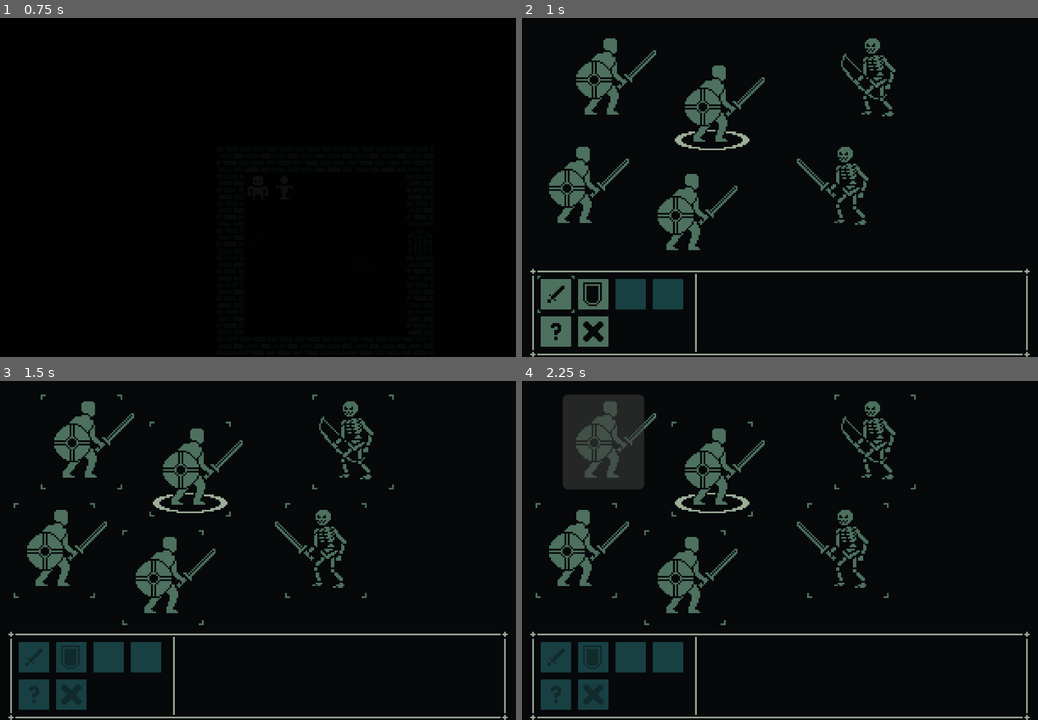
Above: before the commit, frames 1-4 (two rows, left to right).
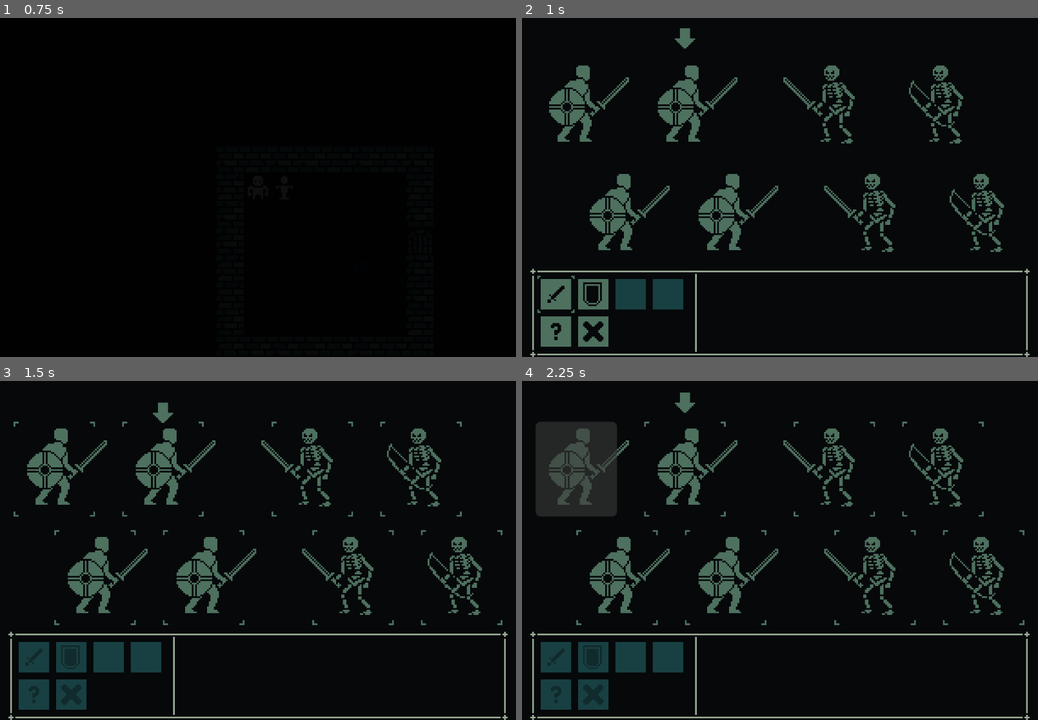
Above: after the commit, the same moments.

Repository: Paraldos/vampire-game
Game: Godot game, scene res://world.tscn
The game is run twice, just before and just after one commit, with the same random seed, the same clock (stepped at 60 frames per second) and the same inputs.
Inputs (mouse positions are in pixels of both pictures, inside the frame that each line leads up to):
- Up to frame 1 (0.75 s): tap Enter at 0.5 s; hold D (right) from 0.53 s (still down)
- Up to frame 2 (1 s): keep holding D (right)
- Up to frame 3 (1.5 s): release D (right) at 1.25 s; click (36, 655) at 1.25 s
- Up to frame 4 (2.25 s): click (604, 442) at 2.02 s

Frame 1 is identical in both runs. In frame 2, 11% of the frame differs, in the area x 5-94%, y 3-70%; in frame 3, 12%; in frame 4, 16%, in the area x 2-98%, y 3-73%.

Commit message:
refactored combat formations

Diff:
--- a/combat/character_display.gd
+++ b/combat/character_display.gd
@@ -1,7 +1,7 @@
 extends Node2D
 
 @onready var main_sprite: Sprite2D = $MainSprite
-@onready var active_indicator: Sprite2D = %ActiveIndicator
+@onready var active_indicator: Node2D = %ActiveIndicator
 @onready var target_btn: Button = %TargetBtn
 
 var slot := -1
--- a/combat/character_display.tscn
+++ b/combat/character_display.tscn
@@ -1,9 +1,51 @@
 [gd_scene format=3 uid="uid://5ahfy3gthgwu"]
 
+[ext_resource type="Texture2D" uid="uid://4u5jrl8q7f52" path="res://assets/images/symbols.png" id="2_7x2a6"]
 [ext_resource type="Texture2D" uid="uid://ct7tdvbbxw1gt" path="res://assets/images/battle_characters.png" id="2_dkni4"]
 [ext_resource type="Script" uid="uid://dxny0h1x0hykx" path="res://combat/character_display.gd" id="2_ejsst"]
-[ext_resource type="Texture2D" uid="uid://dkogmrsgiqmkd" path="res://assets/images/character_selector.png" id="3_dkni4"]
 [ext_resource type="Texture2D" uid="uid://d1htiryb0fd5i" path="res://assets/images/panel_btn.png" id="4_7x2a6"]
+
+[sub_resource type="AtlasTexture" id="AtlasTexture_7x2a6"]
+atlas = ExtResource("2_7x2a6")
+region = Rect2(0, 0, 16, 16)
+
+[sub_resource type="Animation" id="Animation_7x2a6"]
+length = 0.001
+tracks/0/type = "value"
+tracks/0/imported = false
+tracks/0/enabled = true
+tracks/0/path = NodePath("Sprite:position")
+tracks/0/interp = 1
+tracks/0/loop_wrap = true
+tracks/0/keys = {
+"times": PackedFloat32Array(0),
+"transitions": PackedFloat32Array(1),
+"update": 0,
+"values": [Vector2(0, 0)]
+}
+
+[sub_resource type="Animation" id="Animation_fra55"]
+resource_name = "loop"
+length = 0.7
+loop_mode = 2
+tracks/0/type = "value"
+tracks/0/imported = false
+tracks/0/enabled = true
+tracks/0/path = NodePath("Sprite:position")
+tracks/0/interp = 1
+tracks/0/loop_wrap = true
+tracks/0/keys = {
+"times": PackedFloat32Array(0, 0.7),
+"transitions": PackedFloat32Array(-2, -2),
+"update": 0,
+"values": [Vector2(0, -4), Vector2(0, 4)]
+}
+
+[sub_resource type="AnimationLibrary" id="AnimationLibrary_mjf7x"]
+_data = {
+&"RESET": SubResource("Animation_7x2a6"),
+&"loop": SubResource("Animation_fra55")
+}
 
 [sub_resource type="AtlasTexture" id="AtlasTexture_reu0v"]
 atlas = ExtResource("4_7x2a6")
@@ -34,10 +76,17 @@
 [node name="CharacterDisplay" type="Node2D" unique_id=747938848]
 script = ExtResource("2_ejsst")
 
-[node name="ActiveIndicator" type="Sprite2D" parent="." unique_id=809665801]
+[node name="ActiveIndicator" type="Node2D" parent="." unique_id=462550968]
 unique_name_in_owner = true
-position = Vector2(0, 24)
-texture = ExtResource("3_dkni4")
+modulate = Color(0.30588236, 0.44313726, 0.37254903, 1)
+position = Vector2(0, -32)
+
+[node name="Sprite" type="Sprite2D" parent="ActiveIndicator" unique_id=809665801]
+texture = SubResource("AtlasTexture_7x2a6")
+
+[node name="AnimationPlayer" type="AnimationPlayer" parent="ActiveIndicator" unique_id=1432640028]
+libraries/ = SubResource("AnimationLibrary_mjf7x")
+autoplay = &"loop"
 
 [node name="MainSprite" type="Sprite2D" parent="." unique_id=260166518]
 texture = ExtResource("2_dkni4")
--- a/combat/combat_window.gd
+++ b/combat/combat_window.gd
@@ -11,6 +11,7 @@
 	_create_displays(PlayerManager.hero_formation, true)
 
 func _create_displays(formation : Array, is_hero_display := false):
+	print(formation)
 	var slots := player_slots if is_hero_display else enemy_slots
 	for i in 4:
 		var character := formation[i] as Character
--- a/combat/combat_window.tscn
+++ b/combat/combat_window.tscn
@@ -18,29 +18,29 @@
 [node name="PlayerSlots" type="Node2D" parent="." unique_id=1841714408]
 
 [node name="HeroSlot1" type="Marker2D" parent="PlayerSlots" unique_id=841562566]
-position = Vector2(48, 32)
+position = Vector2(32, 48)
 
 [node name="HeroSlot2" type="Marker2D" parent="PlayerSlots" unique_id=666145081]
-position = Vector2(32, 96)
+position = Vector2(56, 112)
 
 [node name="HeroSlot3" type="Marker2D" parent="PlayerSlots" unique_id=344330036]
-position = Vector2(112, 48)
+position = Vector2(96, 48)
 
 [node name="HeroSlot4" type="Marker2D" parent="PlayerSlots" unique_id=503873283]
-position = Vector2(96, 112)
+position = Vector2(120, 112)
 
 [node name="EnemySlots" type="Node2D" parent="." unique_id=97245352]
 
 [node name="EnemySlot0" type="Marker2D" parent="EnemySlots" unique_id=2112788354]
-position = Vector2(208, 32)
+position = Vector2(184, 48)
 
 [node name="EnemySlot1" type="Marker2D" parent="EnemySlots" unique_id=1625402426]
-position = Vector2(192, 96)
+position = Vector2(208, 112)
 
 [node name="EnemySlot2" type="Marker2D" parent="EnemySlots" unique_id=852865614]
-position = Vector2(272, 48)
+position = Vector2(248, 48)
 
 [node name="EnemySlot3" type="Marker2D" parent="EnemySlots" unique_id=959659981]
-position = Vector2(256, 112)
+position = Vector2(272, 112)
 
 [node name="CombatControlls" parent="." unique_id=120188225 instance=ExtResource("2_gbtqw")]
--- a/data/enemies/skeleton_archer.tres
+++ b/data/enemies/skeleton_archer.tres
@@ -6,6 +6,7 @@
 
 [resource]
 script = ExtResource("2_ktco2")
+prefered_position = 1
 name = "Skeleton Archer"
 combat_sprite = ExtResource("2_4p81i")
 current_hp = null
--- a/data/templates/combat.gd
+++ b/data/templates/combat.gd
@@ -23,7 +23,8 @@
 func _get_randome_enemy(position := Enums.COMBAT_POSITION.FRONTLINE) -> Enemy:
 	potential_enemies.shuffle()
 	for enemy in potential_enemies:
-		if enemy == null: continue
+		if enemy == null:
+			continue
 		if enemy.prefered_position == position:
 			return enemy.duplicate(true)
 	return null
Binary file added: assets/images/symbols.aseprite
Binary file added: assets/images/symbols.png
Not shown, added: assets/images/symbols.png.import
